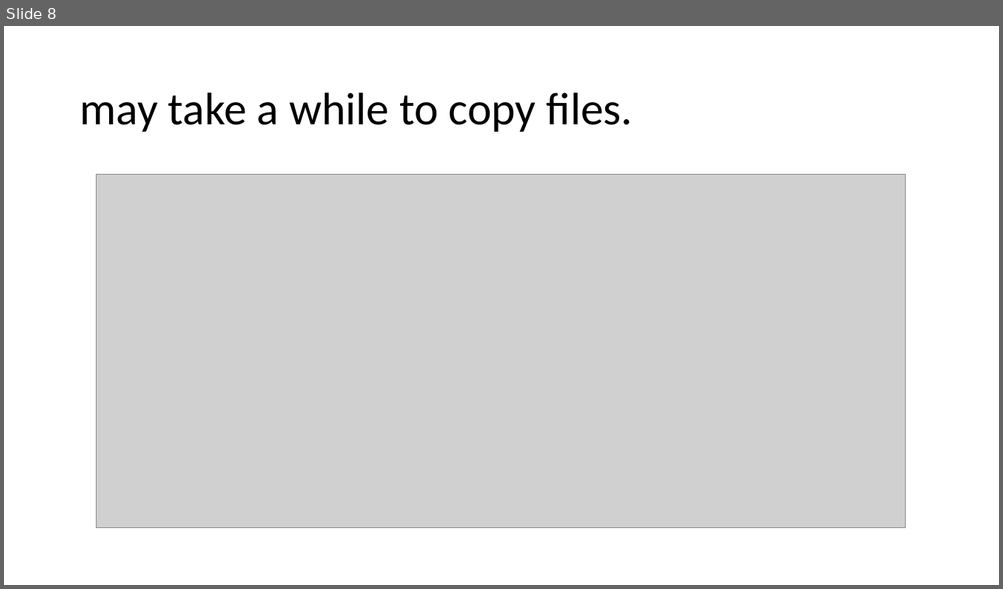
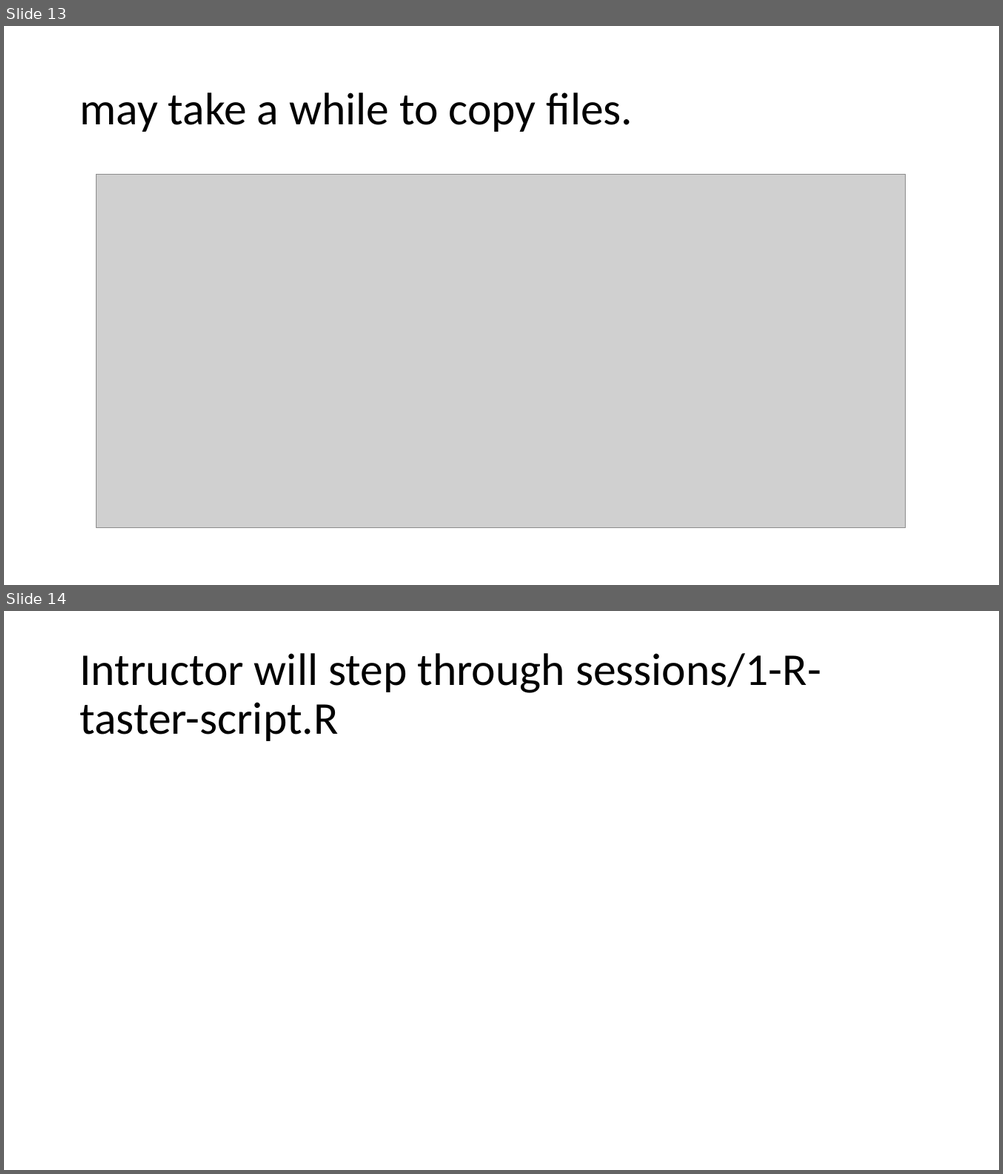
Before and after one commit to uclh-criu/learning-datascience, a slide deck: sessions/1-R-taster.pptx. Shown one above the other, each under a label of ours: slide 8 before the commit, slides 13 and 14 after it. The pictures are 1003x589 and 1003x1174 pixels, drawn with LibreOffice and Linux fonts; fonts in the diff are those of the drawing; grey boxes stand for pictures. Boxes give left, top, right and bottom in pixels: in the first picture for what was removed or moved away, otherwise in the second. Text is boxed around its words. In the diff, an @@ line names an element or a change of style, - is before the commit and + after.

Commit message:
finalising first sessions

```diff
--- a/sessions/1-R-taster.pptx
+++ b/sessions/1-R-taster.pptx
@@ slide 14 added at bbox=[4, 611, 999, 1170], background #FFFFFF @@
@@ title added at bbox=[79, 653, 821, 741], 44 pt, text #000000 @@
+Intructor will step through sessions/1-R-taster-script.R
@@ what was slide 8 is now slide 13 @@
```
Also in this commit, not shown: 5 other slides added, 7 other files.
